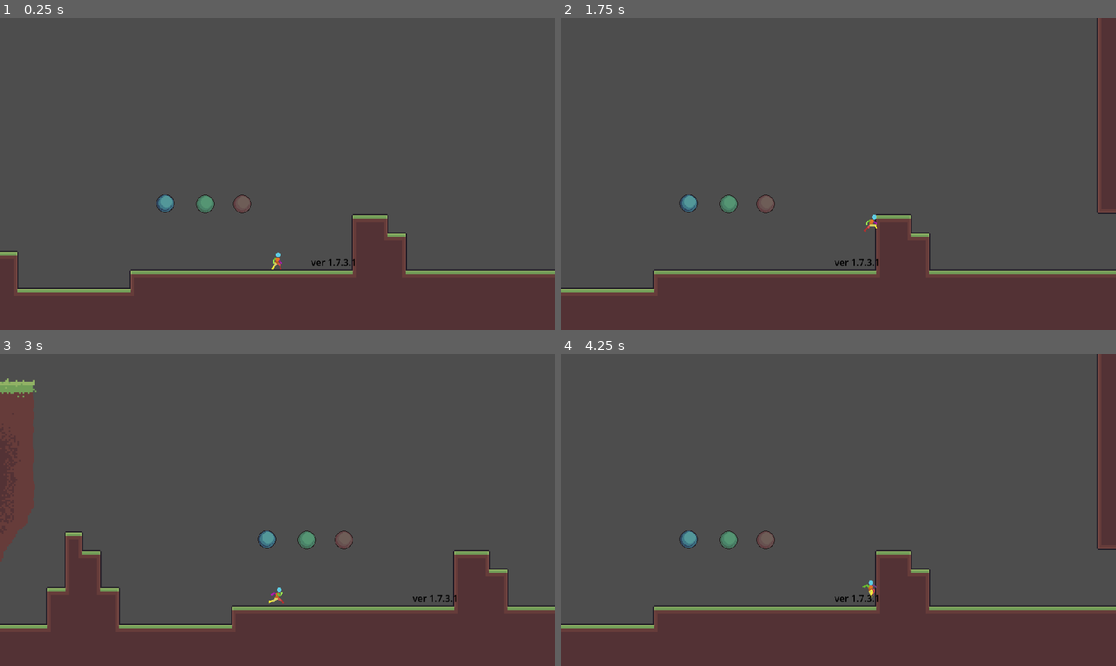
Above: before the commit, frames 1-4 (two rows, left to right).
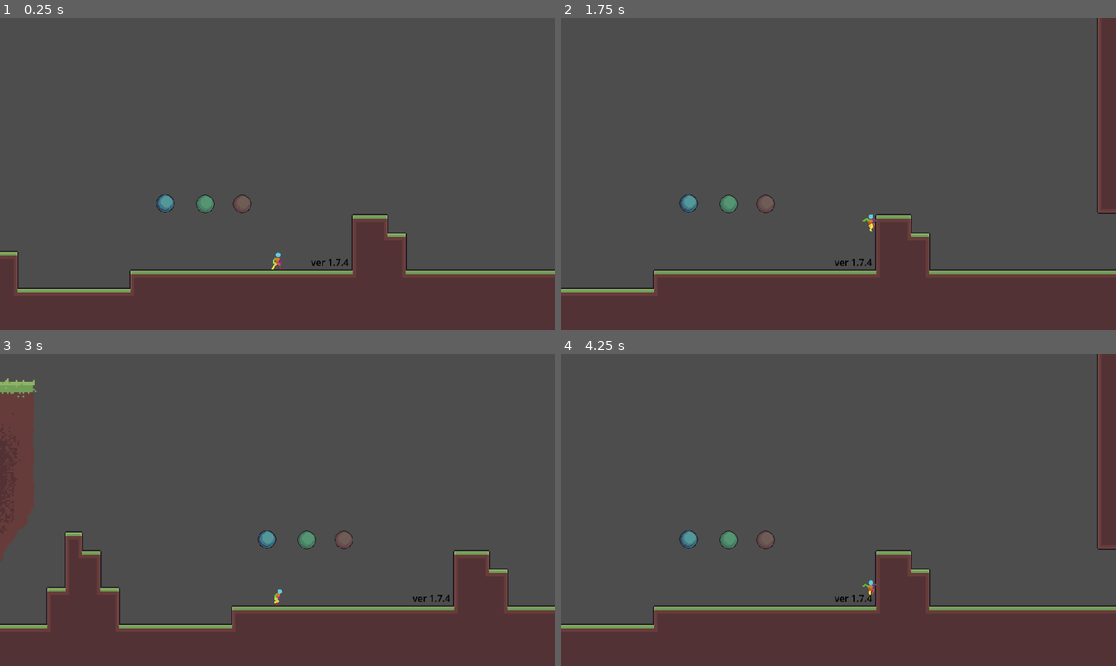
Above: after the commit, the same moments.

Repository: oliver6312/platforming
Game: Godot game, scene res://Scenes/PrototypeLevel.tscn
The game is run twice, just before and just after one commit, with the same random seed, the same clock (stepped at 60 frames per second) and the same inputs.
Inputs (mouse positions are in pixels of both pictures, inside the frame that each line leads up to):
- Up to frame 1 (0.25 s): no input
- Up to frame 2 (1.75 s): tap Enter at 0.5 s; move the mouse to (960, 158) at 0.52 s; hold Right (ui_right) from 0.53 s (still down); tap Space (dash) at 0.6, 1.55 s; tap Up (jump) at 0.77, 1.52 s; move the mouse to (727, 189) at 1.27 s; click (727, 189) at 1.35 s
- Up to frame 3 (3 s): move the mouse to (333, 441) at 2.02 s; release Right (ui_right) at 2.03 s; hold Left (ui_left) 2.03-2.78 s; tap Space (dash) at 2.1, 2.85 s; move the mouse to (249, 572) at 2.77 s; hold Right (ui_right) from 2.78 s (still down)
- Up to frame 4 (4.25 s): keep holding Right (ui_right); tap Up (jump) at 3.02, 3.77 s; move the mouse to (1005, 556) at 3.52 s; click (1005, 556) at 3.6 s; tap Space (dash) at 3.8 s

The runs differ from the first frame. In frame 1, less than 0.1% of the frame differs, in the area x 61-64%, y 77-80%; in frame 2, less than 0.1%, in the area x 54-58%, y 63-80%; in frame 3, less than 0.1%; in frame 4, less than 0.1%.

Commit message:
1.7.4.1
Fixed some animations

Diff:
--- a/Scenes/PrototypeLevel.tscn
+++ b/Scenes/PrototypeLevel.tscn
@@ -537,7 +537,7 @@
 offset_right = 124.0
 offset_bottom = 31.0
 theme_override_colors/font_color = Color(0, 0, 0, 1)
-text = "ver 1.7.3.1"
+text = "ver 1.7.4"
 metadata/_edit_use_anchors_ = true
 
 [node name="ExitArea" parent="." unique_id=734897167 instance=ExtResource("5_7v14k")]
--- a/Scripts/exit_area.gd
+++ b/Scripts/exit_area.gd
@@ -3,9 +3,6 @@
 #@onready var player = %PlayerCharacter
 @export var room = "HomeRoom"
 @export var exit: int = 1
-
-@onready var player_character: CharacterBody2D = $"../PlayerCharacter"
-
 
 func _on_body_entered(body: Node2D) -> void:
 	if body.is_in_group("player"):
--- a/Scripts/player_character.gd
+++ b/Scripts/player_character.gd
@@ -39,7 +39,7 @@
 var jump_buffer_timer := 0.0
 
 var can_double_jump := false
-var can_dash := true
+var can_dash := false
 var dash_timer := 0.0
 var dash_cooldown_timer := 0.0
 var dash_direction := Vector2.ZERO
@@ -294,11 +294,11 @@
 
 	if input_axis != 0 and is_on_floor():
 		animated_sprite_2d.play("run")
-	elif is_on_wall() and not is_on_floor() and can_wall_slide():
+	elif is_on_wall() and not is_on_floor() and can_wall_slide() and velocity.y > 0:
 		animated_sprite_2d.play("wall_one_frame")
-	elif not is_on_wall() and not is_on_floor() and velocity.y < 0:
+	elif not is_on_floor() and velocity.y < 0:
 		animated_sprite_2d.play("jump_up")
-	elif not is_on_wall() and not is_on_floor() and velocity.y > 0:
+	elif not is_on_floor() and velocity.y > 0:
 		animated_sprite_2d.play("jump_down")
 	elif input_axis == 0 and is_on_floor():
 		animated_sprite_2d.play("idle")
Binary file added: Sprites/Dad.png
Not shown, added: Sprites/Dad.png.import
